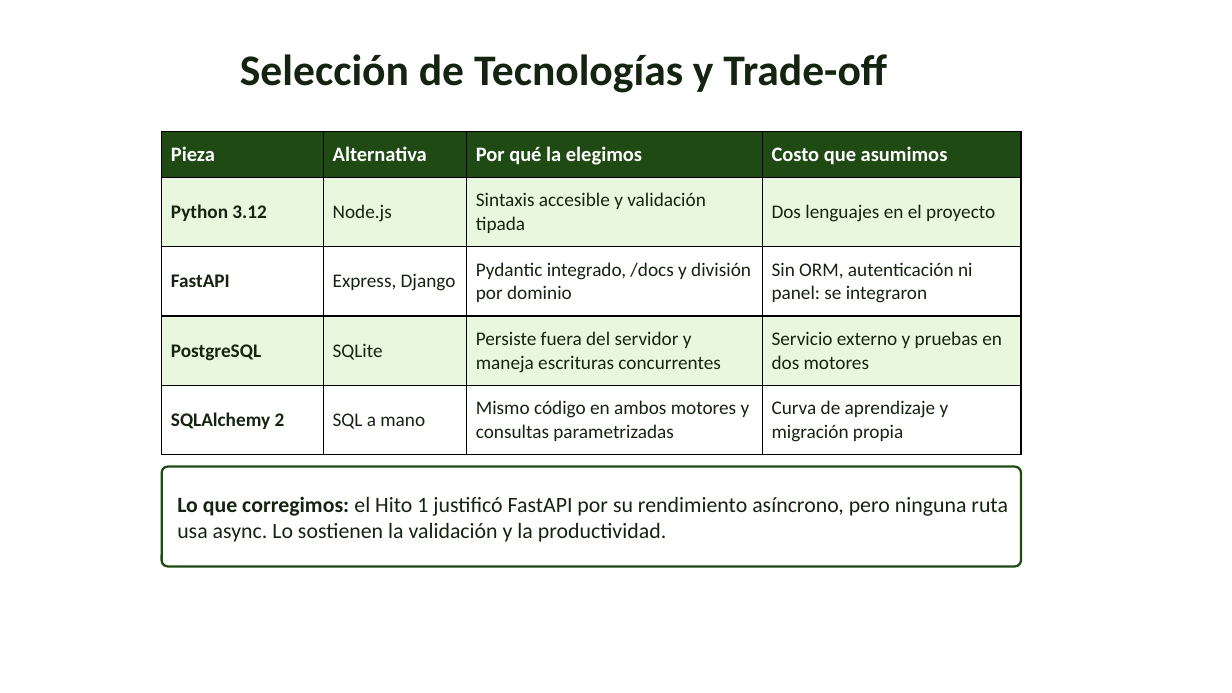
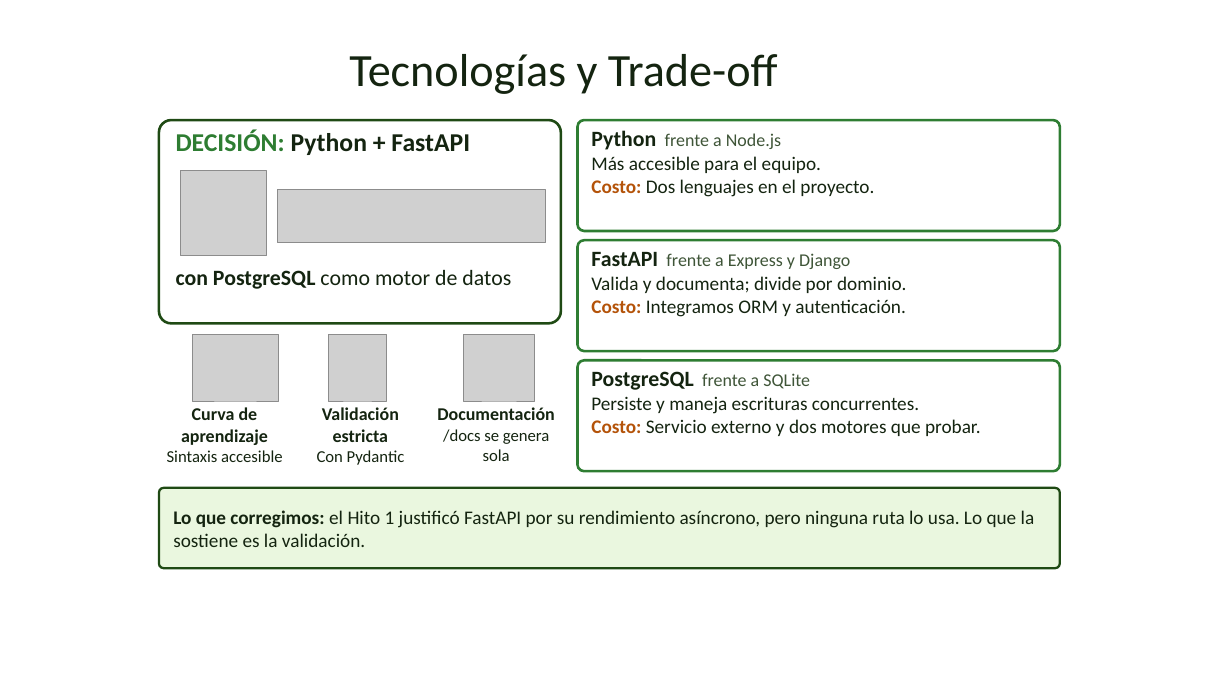
Before and after one commit to arrobaaas/agro-colab, a slide deck: slide 6 of docs/Presentacion_Hito2.pptx (slide 5 before the commit). Drawn at 1232x693 pixels with LibreOffice and Linux fonts; fonts in the diff are those of the drawing; grey boxes stand for pictures; background and template pictures are left out. Boxes give left, top, right and bottom in pixels: in the first picture for what was removed or moved away, otherwise in the second. Text is boxed around its words. In the diff, an @@ line names an element or a change of style, - is before the commit and + after.

Commit message:
docs: presentación del Hito 2 con el formato del Hito 1

```diff
--- a/docs/Presentacion_Hito2.pptx
+++ b/docs/Presentacion_Hito2.pptx
@@ title at bbox=[349, 54, 778, 94]: text changed; size 34 to 36 pt; bold off @@
-Selección de Tecnologías y Trade-off
+Tecnologías y Trade-off
@@ rounded rectangle added at bbox=[159, 120, 561, 323], fill #FFFFFF at 88% opacity, outline #1F4A14 2 pt @@
@@ table removed at bbox=[162, 131, 1021, 455], 5 rows, 4 columns @@
-Pieza | Alternativa | Por qué la elegimos | Costo que asumimos
-Python 3.12 | Node.js | Sintaxis accesible y validación tipada | Dos lenguajes en el proyecto
-FastAPI | Express, Django | Pydantic integrado, /docs y división por dominio | Sin ORM, autenticación ni panel: se integraron
-PostgreSQL | SQLite | Persiste fuera del servidor y maneja escrituras concurrentes | Servicio externo y pruebas en dos motores
-SQLAlchemy 2 | SQL a mano | Mismo código en ambos motores y consultas parametrizadas | Curva de aprendizaje y migración propia
@@ text added at bbox=[176, 130, 470, 155], 20 pt, text #142410, bold @@
+DECISIÓN: Python + FastAPI
@@ rounded rectangle added at bbox=[578, 120, 1060, 231], fill #FFFFFF at 90% opacity, outline #2E7D32 2 pt @@
@@ text added at bbox=[591, 130, 874, 197], 15 pt, text #142410 @@
+Python frente a Node.js
+Más accesible para el equipo.
+Costo: Dos lenguajes en el proyecto.
@@ picture added at bbox=[180, 171, 267, 256] @@
@@ picture added at bbox=[277, 189, 545, 243] @@
@@ rounded rectangle added at bbox=[578, 240, 1060, 351], fill #FFFFFF at 90% opacity, outline #2E7D32 2 pt @@
@@ text added at bbox=[591, 252, 907, 317], 15 pt, text #142410 @@
+FastAPI frente a Express y Django
+Valida y documenta; divide por dominio.
+Costo: Integramos ORM y autenticación.
@@ text added at bbox=[176, 270, 511, 289], 17 pt, text #142410 @@
+con PostgreSQL como motor de datos
@@ picture added at bbox=[192, 335, 278, 401] @@
@@ picture added at bbox=[328, 335, 387, 401] @@
@@ picture added at bbox=[464, 335, 535, 401] @@
@@ rounded rectangle added at bbox=[578, 360, 1060, 471], fill #FFFFFF at 90% opacity, outline #2E7D32 2 pt @@
@@ text added at bbox=[591, 371, 981, 436], 15 pt, text #142410 @@
+PostgreSQL frente a SQLite
+Persiste y maneja escrituras concurrentes.
+Costo: Servicio externo y dos motores que probar.
@@ text added at bbox=[167, 407, 283, 462], 14 pt, text #142410, bold @@
+Curva de aprendizaje
+Sintaxis accesible
@@ text added at bbox=[317, 407, 405, 465], 14 pt, text #142410, bold @@
+Validación estricta
+Con Pydantic
@@ text added at bbox=[437, 407, 555, 461], 13 pt, text #142410 @@
+Documentación
+/docs se genera sola
@@ rounded rectangle "Lo que corregimos: el Hito ...": place and size @@
-rounded rectangle "Lo que corregimos: el Hito ..." at bbox=[162, 467, 1021, 567]
+rounded rectangle "Lo que corregimos: el Hito ..." at bbox=[159, 488, 1060, 568]
@@ rounded rectangle "Lo que corregimos: el Hito ..." at bbox=[159, 488, 1060, 568]: fill #FFFFFF to #EAF7DF @@
@@ text in rounded rectangle at bbox=[173, 510, 1035, 547]: text changed; size 17 to 15 pt @@
-Lo que corregimos: el Hito 1 justificó FastAPI por su rendimiento asíncrono, pero ninguna ruta usa async. Lo sostienen la validación y la productividad.
+Lo que corregimos: el Hito 1 justificó FastAPI por su rendimiento asíncrono, pero ninguna ruta lo usa. Lo que la sostiene es la validación.
```
Also in this commit, not shown: 5 other slides changed, 4 slides added, 2 slides removed, 1 other file.
